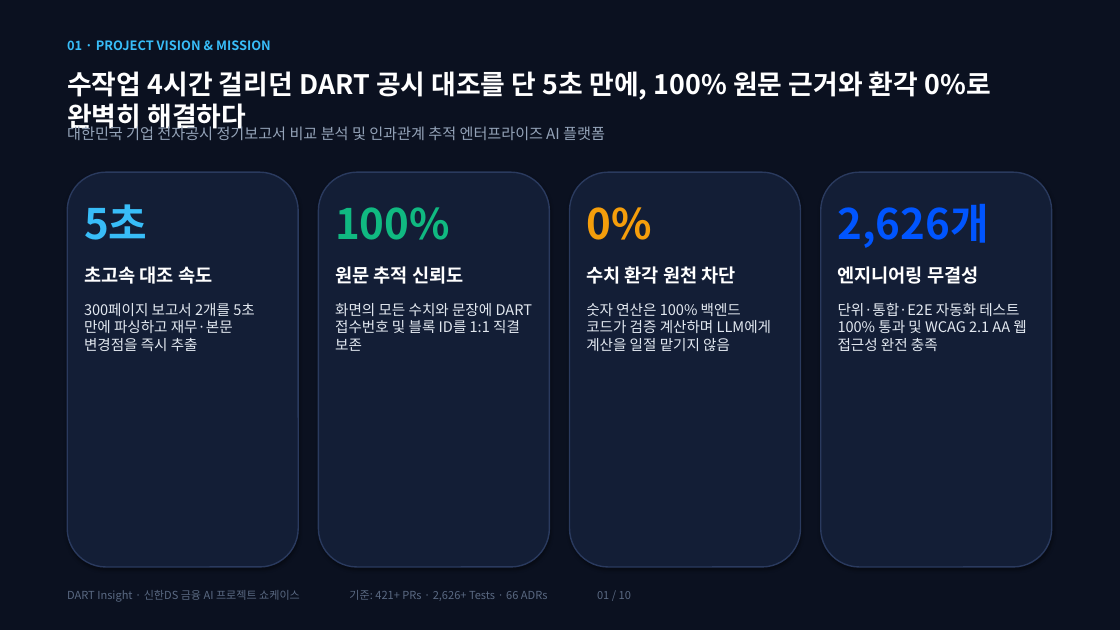
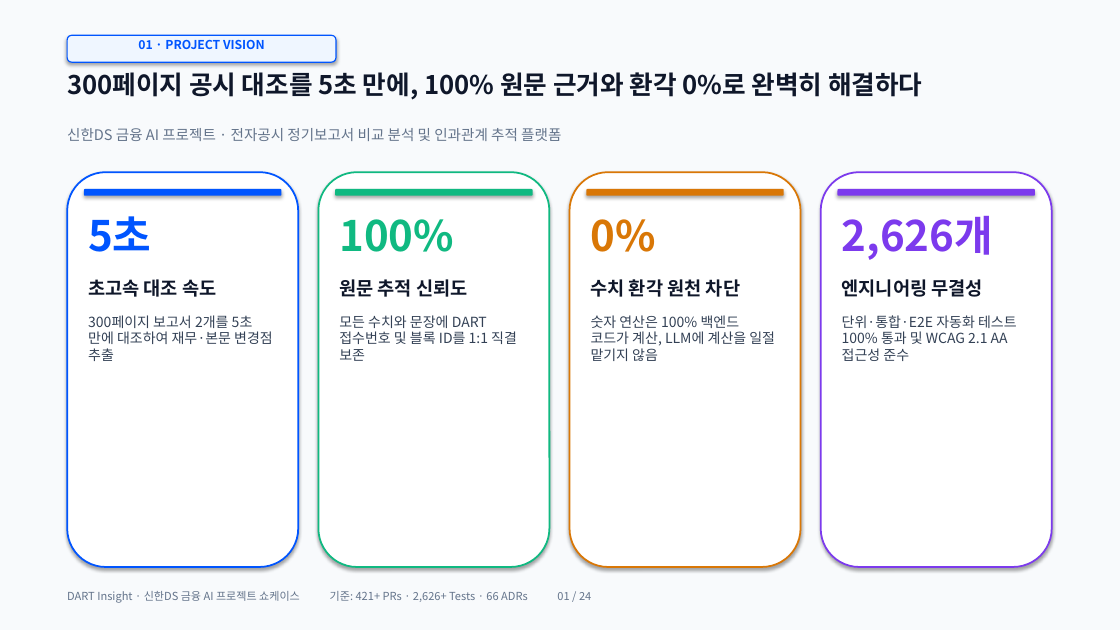
Before and after one commit to ShinhanDSProject/dart-insight, a slide deck: slide 1 of docs/DART_Insight_Presentation.pptx. Drawn at 1120x630 pixels with LibreOffice and Linux fonts; fonts in the diff are those of the drawing. Boxes give left, top, right and bottom in pixels: in the first picture for what was removed or moved away, otherwise in the second. Text is boxed around its words. In the diff, an @@ line names an element or a change of style, - is before the commit and + after.

Commit message:
feat: 밝음 테마 24장 고감도 PPTX 슬라이드 생성 및 10~11분 대본 최적화

```diff
--- a/docs/DART_Insight_Presentation.pptx
+++ b/docs/DART_Insight_Presentation.pptx
@@ rectangle at [0,0,1120,630]: fill #0B1120 to #F8FAFC @@
@@ rounded rectangle added at [67,35,336,62], fill #EFF6FF, outline #0055FF 1 pt @@
@@ text at [138,39,265,49]: text changed; size 11 to 10.5 pt; text colour #38BDF8 to #0055FF @@
-01 · PROJECT VISION & MISSION
+01 · PROJECT VISION
@@ text at [67,72,922,100]: text changed; size 23 to 22 pt; text colour #FFFFFF to #0F172A @@
-수작업 4시간 걸리던 DART 공시 대조를 단 5초 만에, 100% 원문 근거와 환각 0%로 완벽히 해결하다
+300페이지 공시 대조를 5초 만에, 100% 원문 근거와 환각 0%로 완벽히 해결하다
@@ text at [67,128,561,141]: text changed; size 13 to 12.5 pt; text colour #94A3B8 to #64748B @@
-대한민국 기업 전자공시 정기보고서 비교 분석 및 인과관계 추적 엔터프라이즈 AI 플랫폼
+신한DS 금융 AI 프로젝트 · 전자공시 정기보고서 비교 분석 및 인과관계 추적 플랫폼
@@ rounded rectangle at [67,172,298,567]: fill #131E36 to #FFFFFF; outline #2A3A5E 1.2 pt to #0055FF 1.5 pt @@
@@ rounded rectangle: place and size @@
-rounded rectangle at [570,172,801,567]
+rounded rectangle at [318,172,549,567]
@@ rounded rectangle at [318,172,549,567]: fill #131E36 to #FFFFFF; outline #2A3A5E 1.2 pt to #10B981 1.5 pt @@
@@ rounded rectangle added at [570,172,801,567], fill #FFFFFF, outline #D97706 1.5 pt @@
@@ rounded rectangle at [821,172,1052,567]: fill #131E36 to #FFFFFF; outline #2A3A5E 1.2 pt to #7C3AED 1.5 pt @@
@@ rounded rectangle: place and size @@
-rounded rectangle at [318,172,549,567]
+rounded rectangle at [84,189,281,196]
@@ rounded rectangle at [84,189,281,196]: fill #131E36 to #0055FF; outline #2A3A5E 1.2 pt to none @@
@@ rounded rectangle added at [335,189,533,196], fill #10B981 @@
@@ rounded rectangle added at [586,189,784,196], fill #D97706 @@
@@ rounded rectangle added at [838,189,1035,196], fill #7C3AED @@
@@ text at [88,216,216,297]: text colour #38BDF8 to #0055FF in "5초"; text colour #FFFFFF to #0F172A in "초고속 대조 속도" @@
@@ text "5초": place and size @@
-text "5초" at [84,204,254,351]
+text "5초" at [88,216,273,361]
@@ text "100%": place and size @@
-text "100%" at [335,207,532,351]
+text "100%" at [339,219,517,361]
@@ text at [591,219,740,297]: text colour #F59E0B to #D97706 in "0%"; text colour #FFFFFF to #0F172A in "수치 환각 원천 차단" @@
@@ text "0%": place and size @@
-text "0%" at [586,207,771,351]
+text "0%" at [591,219,775,361]
@@ text at [842,216,993,297]: text colour #0055FF to #7C3AED in "2,626개"; text colour #FFFFFF to #0F172A in "엔지니어링 무결성" @@
@@ text "2,626개": place and size @@
-text "2,626개" at [838,204,1026,351]
+text "2,626개" at [842,216,1017,361]
@@ text at [339,279,467,297]: text colour #FFFFFF to #0F172A in "원문 추적 신뢰도" @@
@@ text at [88,315,273,361]: text changed; size 12.5 to 12 pt; text colour #E2E8F0 to #334155 @@
-300페이지 보고서 2개를 5초 만에 파싱하고 재무·본문 변경점을 즉시 추출
+300페이지 보고서 2개를 5초 만에 대조하여 재무·본문 변경점 추출
@@ text at [339,315,517,361]: text changed; size 12.5 to 12 pt; text colour #E2E8F0 to #334155 @@
-화면의 모든 수치와 문장에 DART 접수번호 및 블록 ID를 1:1 직결 보존
+모든 수치와 문장에 DART 접수번호 및 블록 ID를 1:1 직결 보존
@@ text at [591,315,775,361]: text changed; size 12.5 to 12 pt; text colour #E2E8F0 to #334155 @@
-숫자 연산은 100% 백엔드 코드가 검증 계산하며 LLM에게 계산을 일절 맡기지 않음
+숫자 연산은 100% 백엔드 코드가 계산, LLM에 계산을 일절 맡기지 않음
@@ text at [842,315,1017,361]: text changed; size 12.5 to 12 pt; text colour #E2E8F0 to #334155 @@
-단위·통합·E2E 자동화 테스트 100% 통과 및 WCAG 2.1 AA 웹 접근성 완전 충족
+단위·통합·E2E 자동화 테스트 100% 통과 및 WCAG 2.1 AA 접근성 준수
@@ text at [67,591,591,603]: text changed; text colour #5A6982 to #64748B @@
-DART Insight · 신한DS 금융 AI 프로젝트 쇼케이스 기준: 421+ PRs · 2,626+ Tests · 66 ADRs 01 / 10
+DART Insight · 신한DS 금융 AI 프로젝트 쇼케이스 기준: 421+ PRs · 2,626+ Tests · 66 ADRs 01 / 24
```
Also in this commit, not shown: 7 other slides changed, 16 slides added, 2 slides removed, 3 other files.
